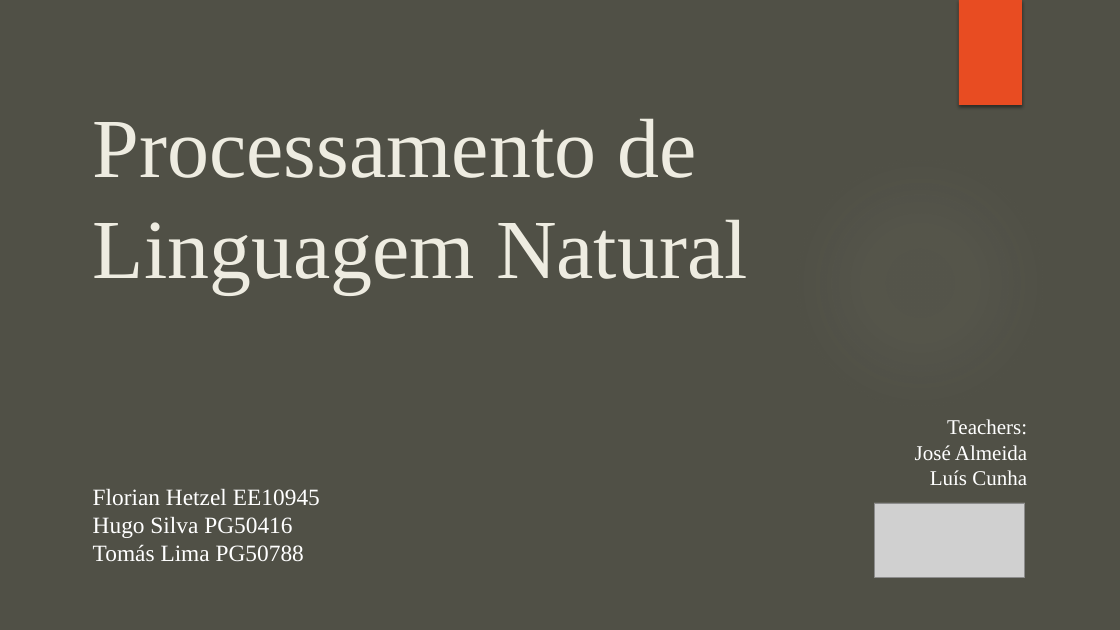
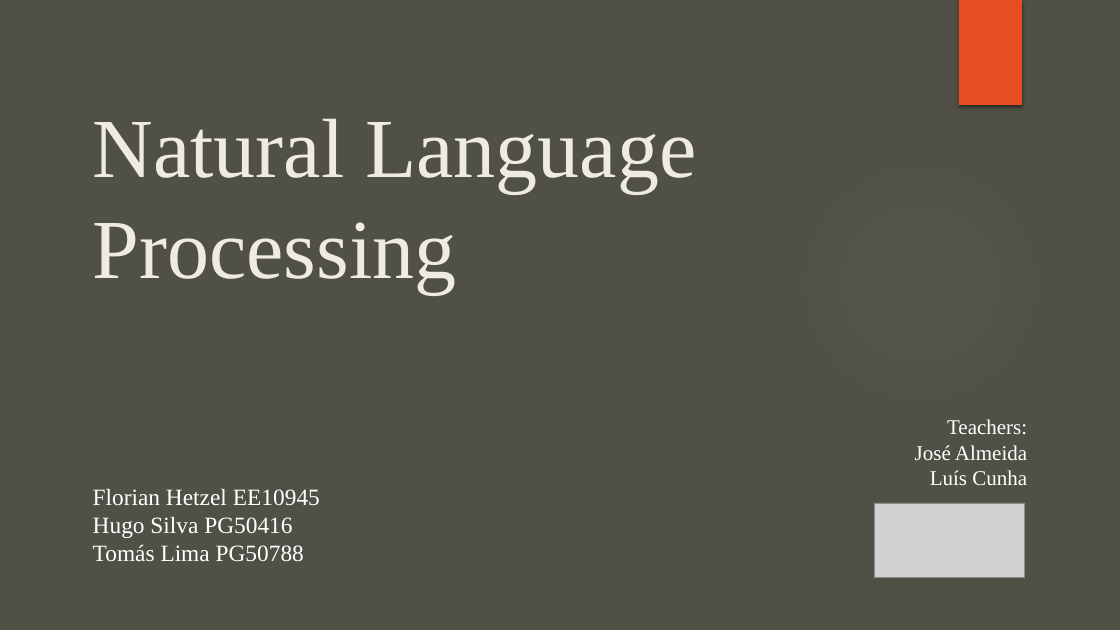
Before and after one commit to Tomaicho/nlp-group, a slide deck: slide 1 of Presentation.pptx. Drawn at 1120x630 pixels with LibreOffice and Linux fonts; fonts in the diff are those of the drawing; grey boxes stand for pictures; background and template pictures are left out. Boxes give left, top, right and bottom in pixels: in the first picture for what was removed or moved away, otherwise in the second. Text is boxed around its words. In the diff, an @@ line names an element or a change of style, - is before the commit and + after.

```diff
--- a/Presentation.pptx
+++ b/Presentation.pptx
@@ title at bbox=[93, 118, 696, 293]: text changed @@
-Processamento de Linguagem Natural
+Natural Language Processing
```
Also in this commit, not shown: 3 other slides changed.
